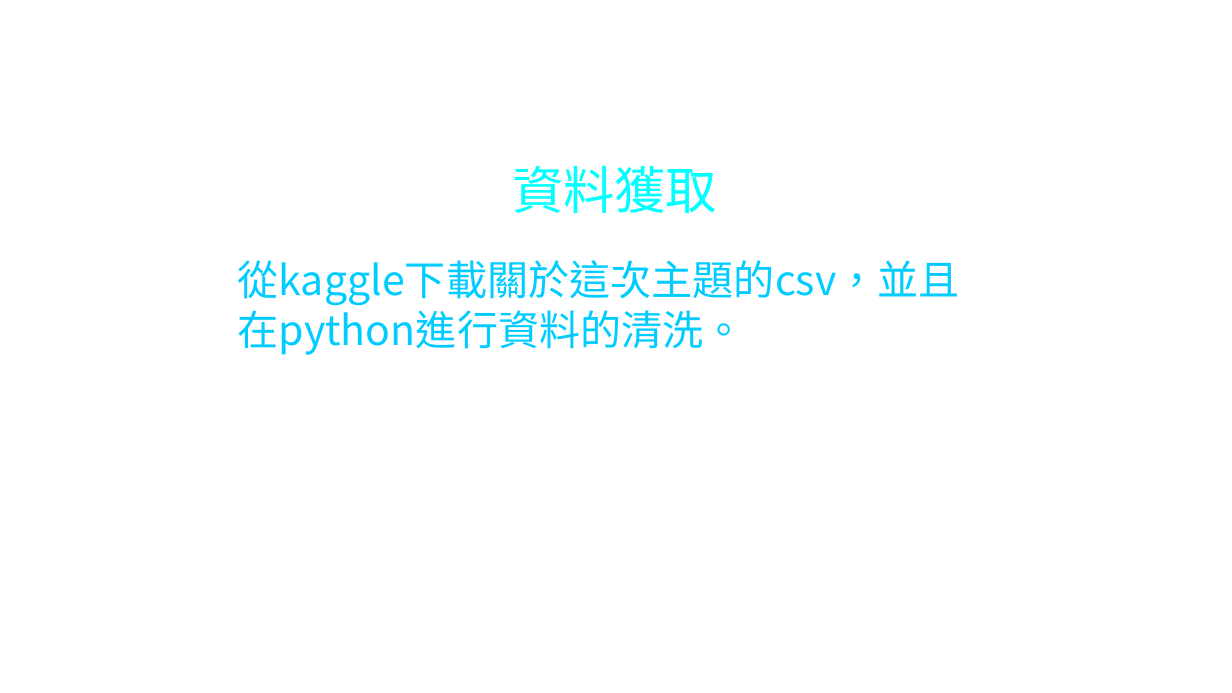
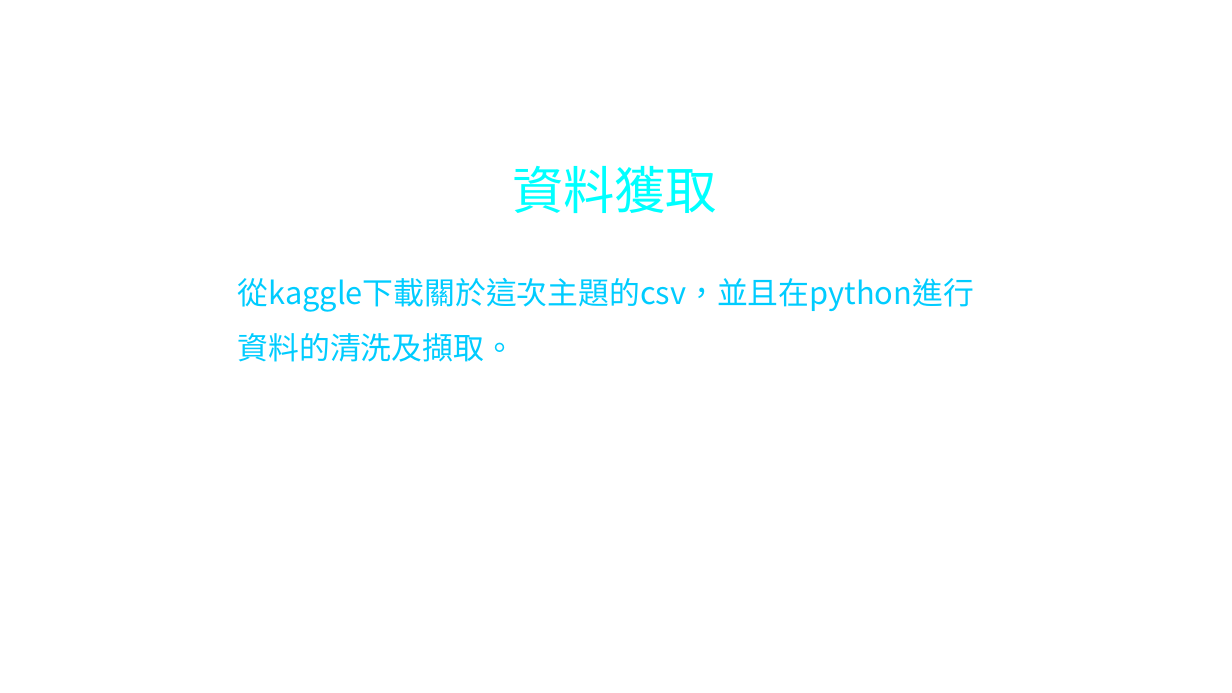
Before and after one commit to rhea95032/topic, a slide deck: slide 4 of Steam遊戲市場分析報告.pptx (slide 3 before the commit). Drawn at 1232x693 pixels with LibreOffice and Linux fonts; fonts in the diff are those of the drawing; background and template pictures are left out. Boxes give left, top, right and bottom in pixels: in the first picture for what was removed or moved away, otherwise in the second. Text is boxed around its words. In the diff, an @@ line names an element or a change of style, - is before the commit and + after.

```diff
--- a/Steam遊戲市場分析報告.pptx
+++ b/Steam遊戲市場分析報告.pptx
@@ text at [238, 278, 974, 362]: text changed; size 32 to 24 pt @@
-從kaggle下載關於這次主題的csv，並且在python進行資料的清洗。
+從kaggle下載關於這次主題的csv，並且在python進行資料的清洗及擷取。
```
Also in this commit, not shown: 2 other slides changed, 5 slides added, 2 slides removed, 8 other files.
